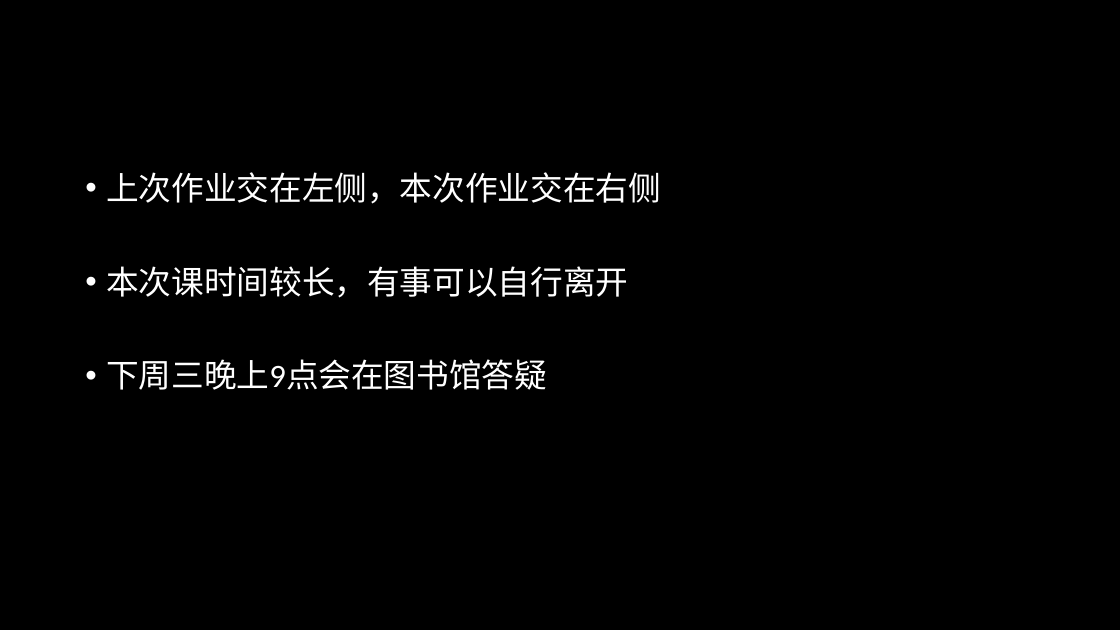
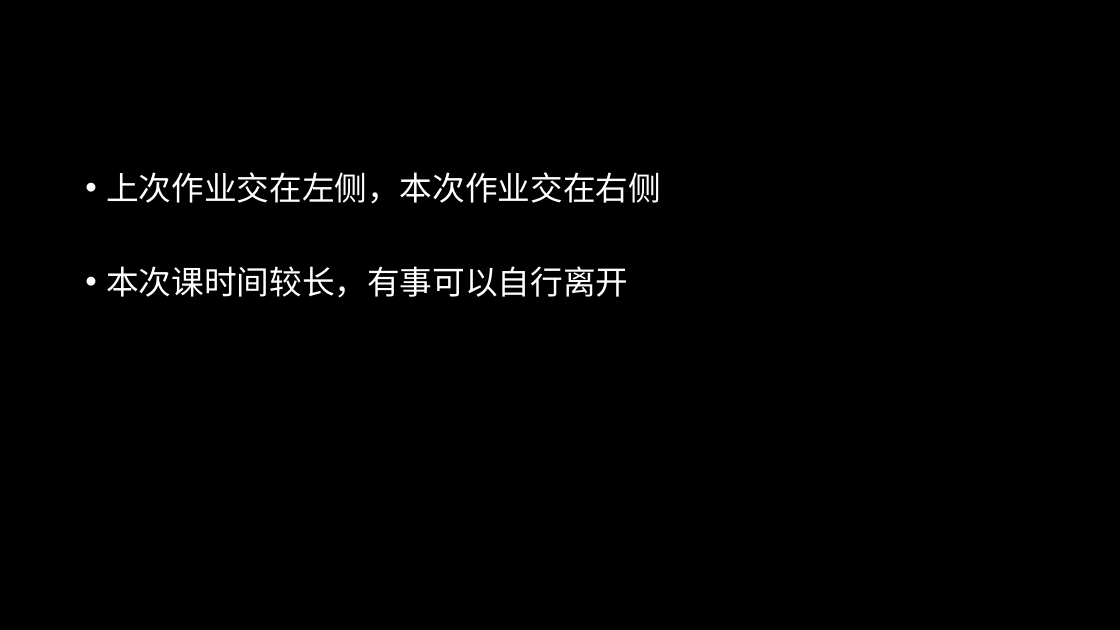
Before and after one commit to SavageTuna/Calculus, a slide deck: slide 66 of 高数1.pptx. Drawn at 1120x630 pixels with LibreOffice and Linux fonts; fonts in the diff are those of the drawing. Boxes give left, top, right and bottom in pixels: in the first picture for what was removed or moved away, otherwise in the second. Text is boxed around its words. In the diff, an @@ line names an element or a change of style, - is before the commit and + after.

```diff
--- a/高数1.pptx
+++ b/高数1.pptx
@@ text at (106, 359, 547, 390): paragraph removed @@
-• 下周三晚上9点会在图书馆答疑
```
Also in this commit, not shown: 2 other slides changed, 1 slide added, 3 other files.
